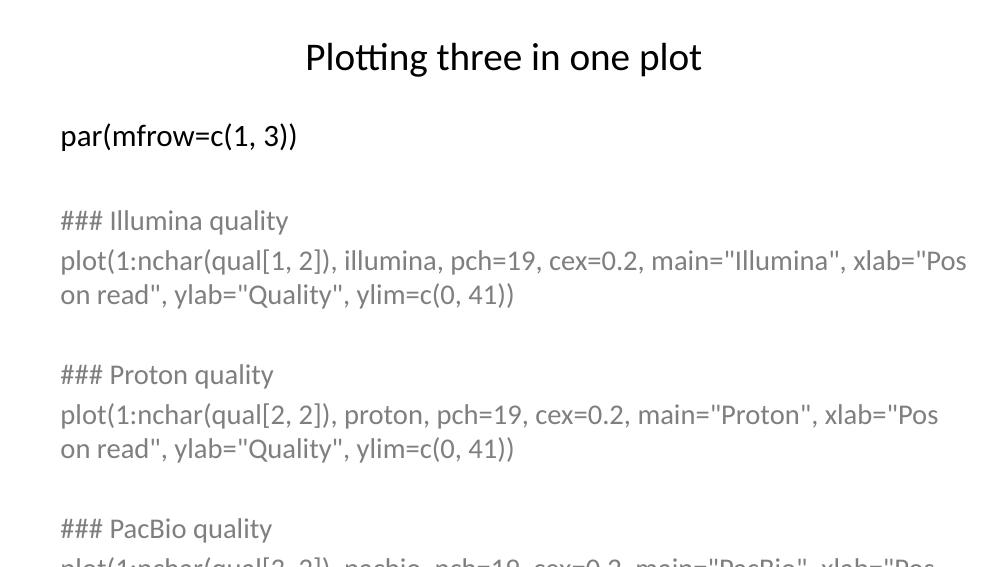
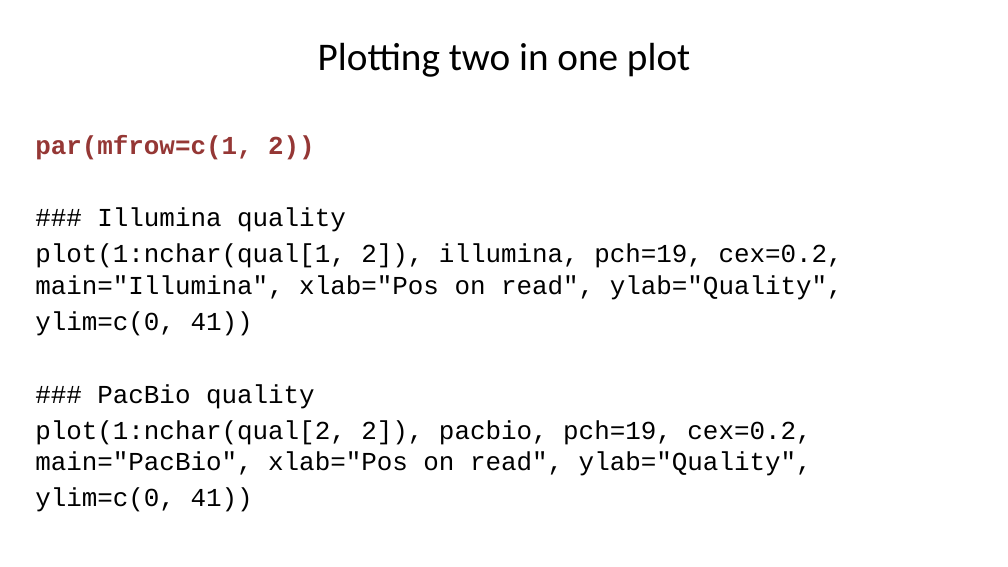
Before and after one commit to liu3zhenlab/teaching, a slide deck: slide 31 of PLPTH813Bioinformatis/2025/2_lab/lab07_R.pptx (slide 39 before the commit). Drawn at 1008x567 pixels with LibreOffice and Linux fonts; fonts in the diff are those of the drawing. Boxes give left, top, right and bottom in pixels: in the first picture for what was removed or moved away, otherwise in the second. Text is boxed around its words. In the diff, an @@ line names an element or a change of style, - is before the commit and + after.

```diff
--- a/PLPTH813Bioinformatis/2025/2_lab/lab07_R.pptx
+++ b/PLPTH813Bioinformatis/2025/2_lab/lab07_R.pptx
@@ title at [318, 42, 690, 77]: text changed @@
-Plotting three in one plot
+Plotting two in one plot
@@ text "par(mfrow=c(1, 2))": place and size @@
-text "par(mfrow=c(1, 2))" at [60, 123, 967, 543]
+text "par(mfrow=c(1, 2))" at [35, 135, 843, 512]
@@ text at [35, 135, 315, 160]: text changed; size 22.2 to 18.5 pt; font Calibri to Courier New; text colour #000000 to #953735; bold on @@
-par(mfrow=c(1, 3))
+par(mfrow=c(1, 2))
@@ text at [97, 207, 346, 409]: size 20.4 to 18.5 pt, font Calibri to Courier New, text colour #7F7F7F to #000000 in "### Illumina quality", "### PacBio quality" @@
@@ text at [35, 243, 843, 336]: text changed; size 20.4 to 18.5 pt; font Calibri to Courier New; text colour #7F7F7F to #000000 @@
-plot(1:nchar(qual[1, 2]), illumina, pch=19, cex=0.2, main="Illumina", xlab="Pos on read", ylab="Quality", ylim=c(0, 41))
-### Proton quality
-plot(1:nchar(qual[2, 2]), proton, pch=19, cex=0.2, main="Proton", xlab="Pos on read", ylab="Quality", ylim=c(0, 41))
+plot(1:nchar(qual[1, 2]), illumina, pch=19, cex=0.2, main="Illumina", xlab="Pos on read", ylab="Quality",
+ylim=c(0, 41))
@@ text at [35, 420, 812, 512]: text changed; size 20.4 to 18.5 pt; font Calibri to Courier New; text colour #7F7F7F to #000000 @@
-plot(1:nchar(qual[3, 2]), pacbio, pch=19, cex=0.2, main="PacBio", xlab="Pos on read", ylab="Quality", ylim=c(0, 41))
+plot(1:nchar(qual[2, 2]), pacbio, pch=19, cex=0.2, main="PacBio", xlab="Pos on read", ylab="Quality",
+ylim=c(0, 41))
```
Also in this commit, not shown: 26 other slides changed, 2 other files.
